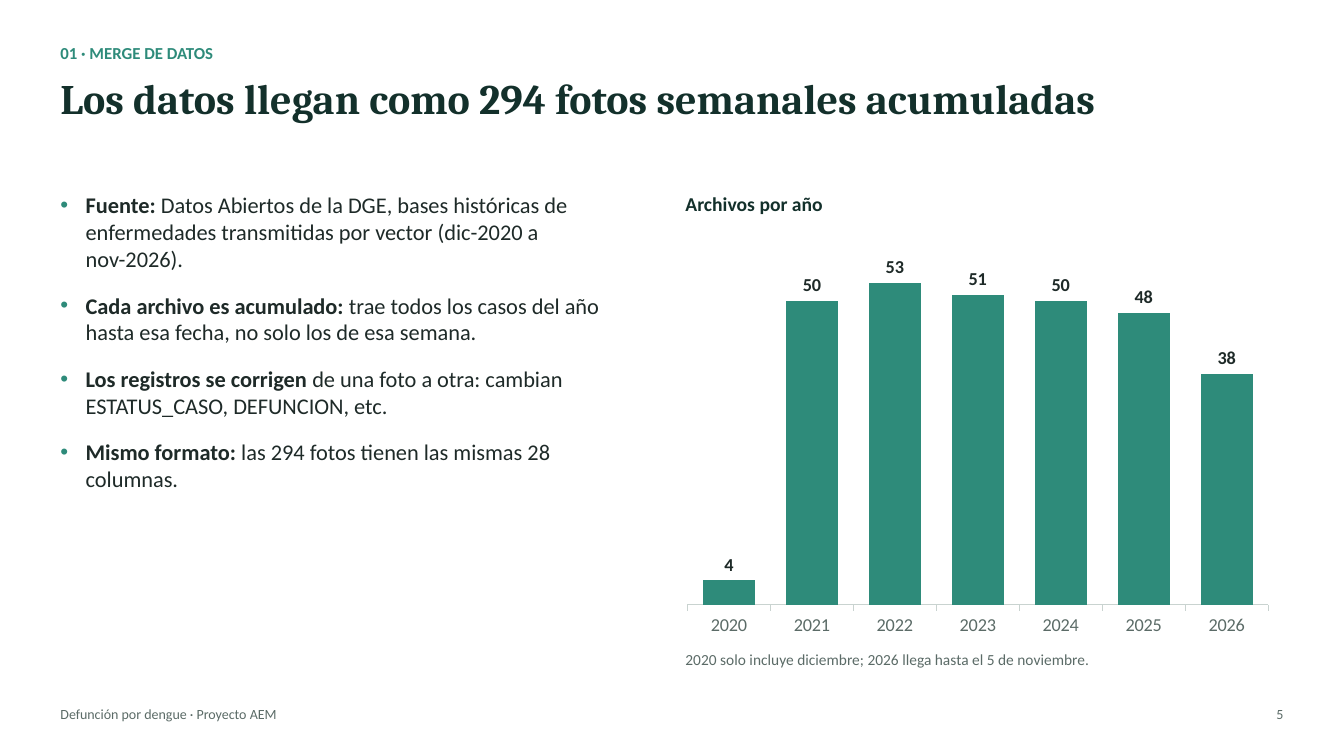
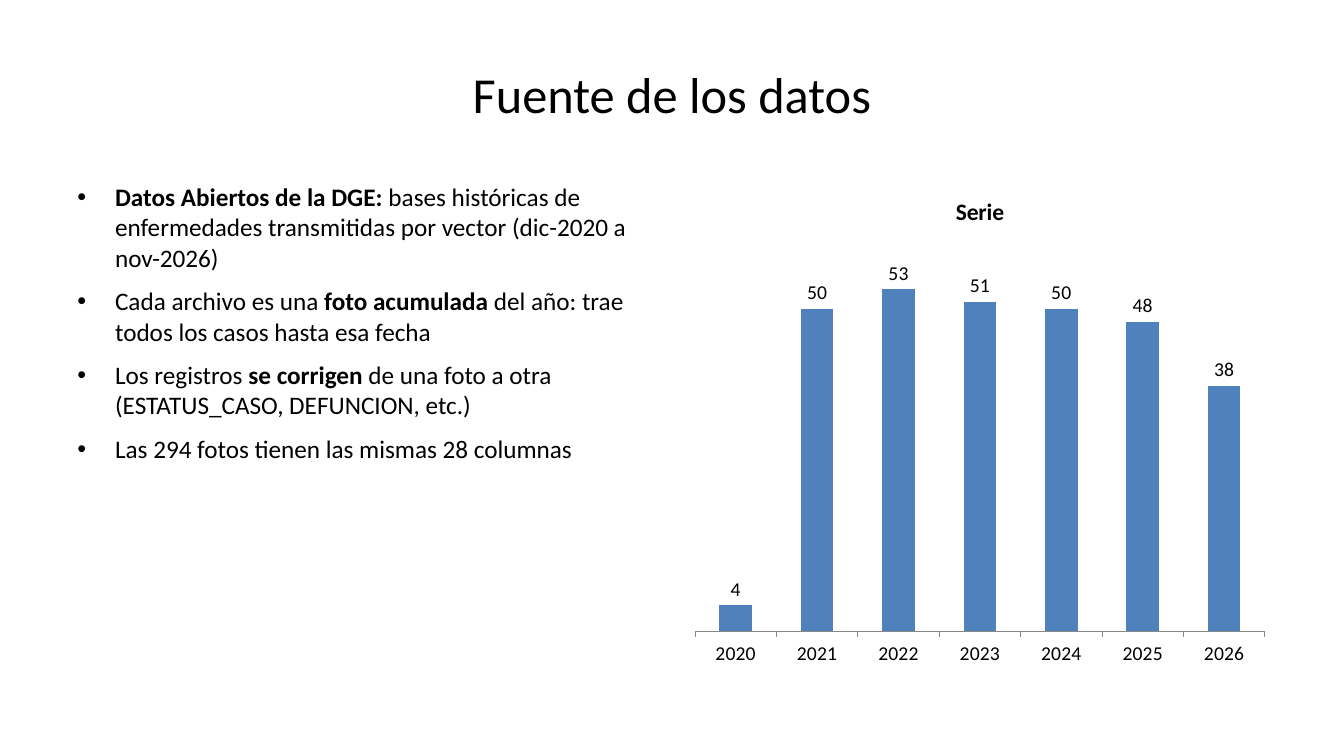
Before and after one commit to lbeltran-dev/Modelo-de-Regresion-Logistica-Para-Defuncion-Por-Dengue, a slide deck: slide 5 of presentacion/Presentacion_Dengue.pptx. Drawn at 1344x756 pixels with LibreOffice and Linux fonts; fonts in the diff are those of the drawing. Boxes give left, top, right and bottom in pixels: in the first picture for what was removed or moved away, otherwise in the second. Text is boxed around its words. In the diff, an @@ line names an element or a change of style, - is before the commit and + after.

```diff
--- a/presentacion/Presentacion_Dengue.pptx
+++ b/presentacion/Presentacion_Dengue.pptx
@@ title "Fuente de los datos" at box(473, 78, 871, 114): vertical alignment top to middle @@
@@ text removed at box(60, 84, 1095, 124) @@
-Los datos llegan como 294 fotos semanales acumuladas
@@ title at box(473, 78, 871, 114): text changed; size 12 to 36 pt; text colour #2E8B7A to #000000; bold off @@
-01 · MERGE DE DATOS
+Fuente de los datos
@@ column chart at box(684, 176, 1277, 676) @@
@@ title "Serie" added @@
-Series 1: 4, 50, 53, 51, 50, 48, 38
+Serie: 4, 50, 53, 51, 50, 48, 38
@@ data labels of Serie changed @@
@@ colours of single points changed @@
@@ category axis changed @@
@@ value axis changed @@
@@ bar spacing changed @@
@@ lettering changed @@
@@ column chart: place and size @@
-column chart at box(676, 232, 1280, 645)
+column chart at box(684, 176, 1277, 676)
@@ text at box(115, 188, 626, 459): text changed; size 16 to 18 pt; text colour #1E2A28 to #000000 @@
-• Fuente: Datos Abiertos de la DGE, bases históricas de enfermedades transmitidas por vector (dic-2020 a nov-2026).
-• Cada archivo es acumulado: trae todos los casos del año hasta esa fecha, no solo los de esa semana.
-• Los registros se corrigen de una foto a otra: cambian ESTATUS_CASO, DEFUNCION, etc.
-• Mismo formato: las 294 fotos tienen las mismas 28 columnas.
+• Datos Abiertos de la DGE: bases históricas de enfermedades transmitidas por vector (dic-2020 a nov-2026)
+• Cada archivo es una foto acumulada del año: trae todos los casos hasta esa fecha
+• Los registros se corrigen de una foto a otra (ESTATUS_CASO, DEFUNCION, etc.)
+• Las 294 fotos tienen las mismas 28 columnas
@@ text removed at box(685, 197, 823, 214) @@
-Archivos por año
@@ text removed at box(685, 654, 1089, 668) @@
-2020 solo incluye diciembre; 2026 llega hasta el 5 de noviembre.
@@ text removed at box(60, 709, 277, 722) @@
-Defunción por dengue · Proyecto AEM
@@ text removed at box(1276, 710, 1283, 719) @@
-5
```
Also in this commit, not shown: 16 other slides changed, 27 slides added, 1 slide removed, 1 other file.
